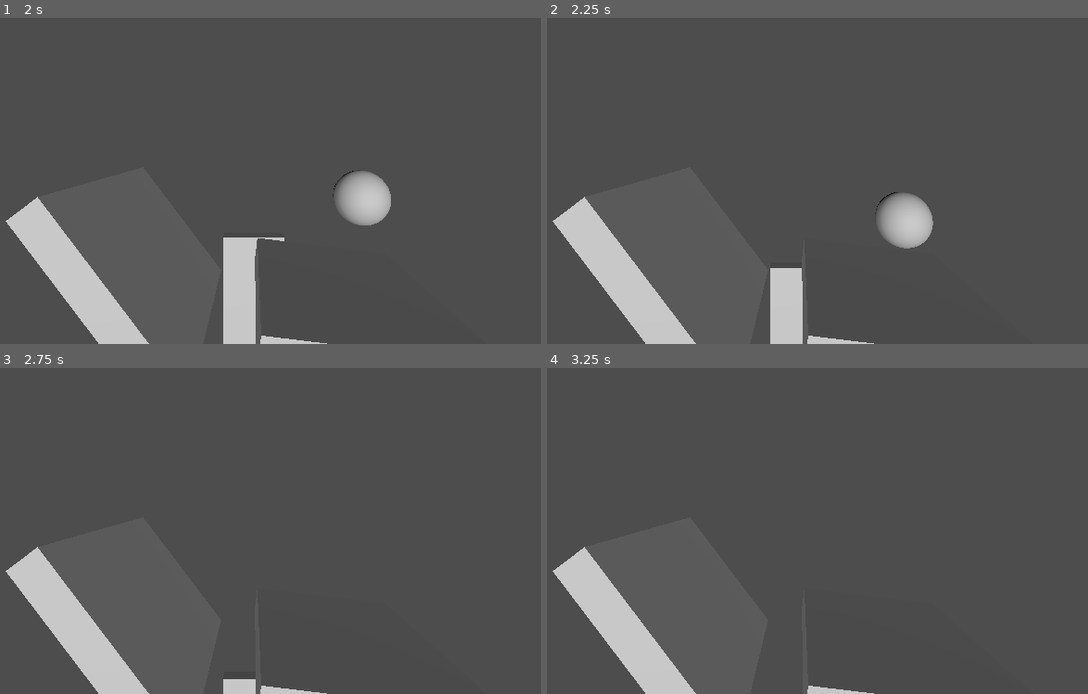
Above: before the commit, frames 1-4 (two rows, left to right).
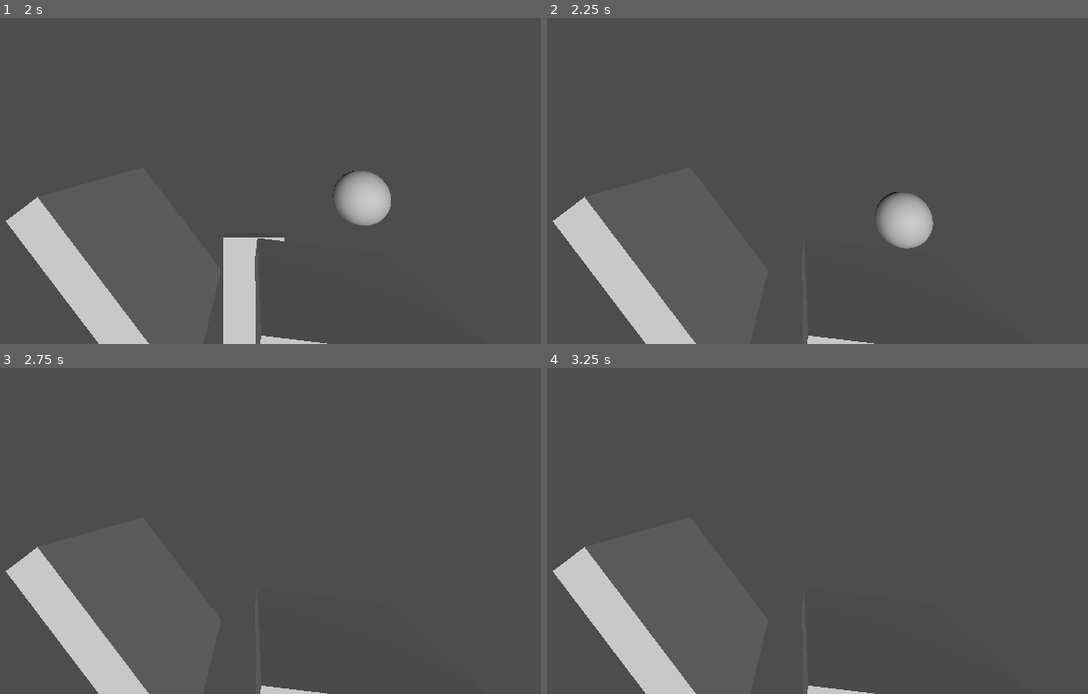
Above: after the commit, the same moments.

Repository: Hertog-lab/GameJamReflection
Game: Godot game, scene res://LukeNode.tscn
Two runs of this game, one before a commit and one after it. Both use one fixed random seed, a clock stepped at 60 frames per second and the inputs below.
Inputs:
- Up to frame 1 (2 s): tap O (OpenDoor) at 0.6, 1.35 s
- Up to frame 2 (2.25 s): tap O (OpenDoor) at 2.1 s
- Up to frame 3 (2.75 s): no input
- Up to frame 4 (3.25 s): tap O (OpenDoor) at 2.85 s

Frame 1 is identical in both runs. In frame 2, 1.4% of the frame differs, in the area x 41-48%, y 76-100%; in frame 3, 0.3%; in frame 4, nothing differs.

Commit message:
door finish

Diff:
--- a/DoorScript.gd
+++ b/DoorScript.gd
@@ -18,5 +18,7 @@
 	if active == true:
 		self.position += Vector3(0, -2 * delta, 0)
 
-	#if self.position.y < doorLimit:
-	#	self.queue_free()
+	print(self.position.y)
+
+	if self.position.y < doorLimit:
+		self.queue_free()
--- a/LukeNode.tscn
+++ b/LukeNode.tscn
@@ -88,7 +88,7 @@
 [node name="Door" type="StaticBody3D" parent="."]
 transform = Transform3D(1, 0, 0, 0, 1, 0, 0, 0, 1, 0.00183368, 0.00626338, -2.00061)
 script = ExtResource("2_y7ko6")
-doorLimit = 2.0
+doorLimit = -3.0
 
 [node name="CollisionShape3D" type="CollisionShape3D" parent="Door"]
 transform = Transform3D(1, 0, 0, 0, 2.22042, 0, 0, 0, 0.178926, 0, 0, 0)
